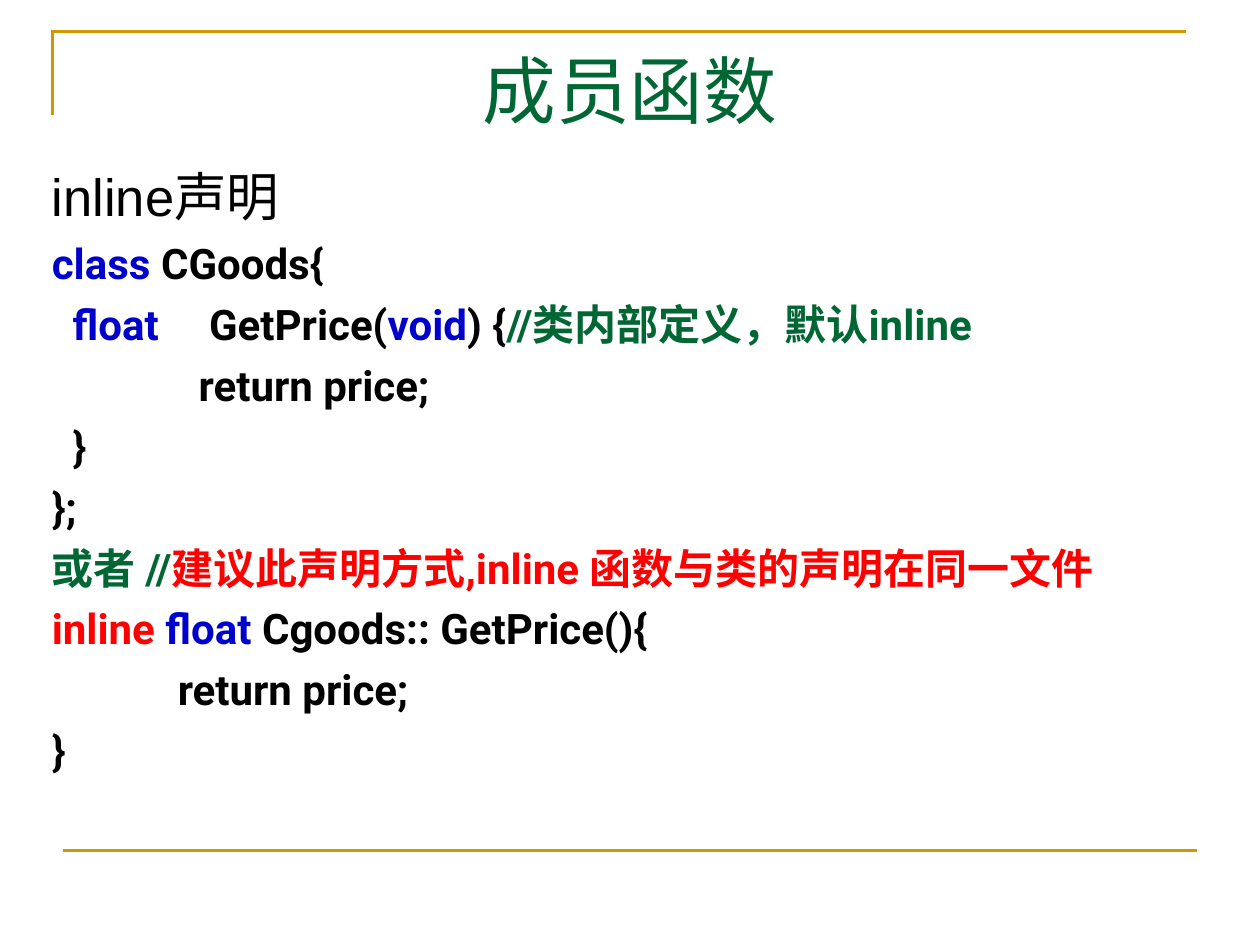
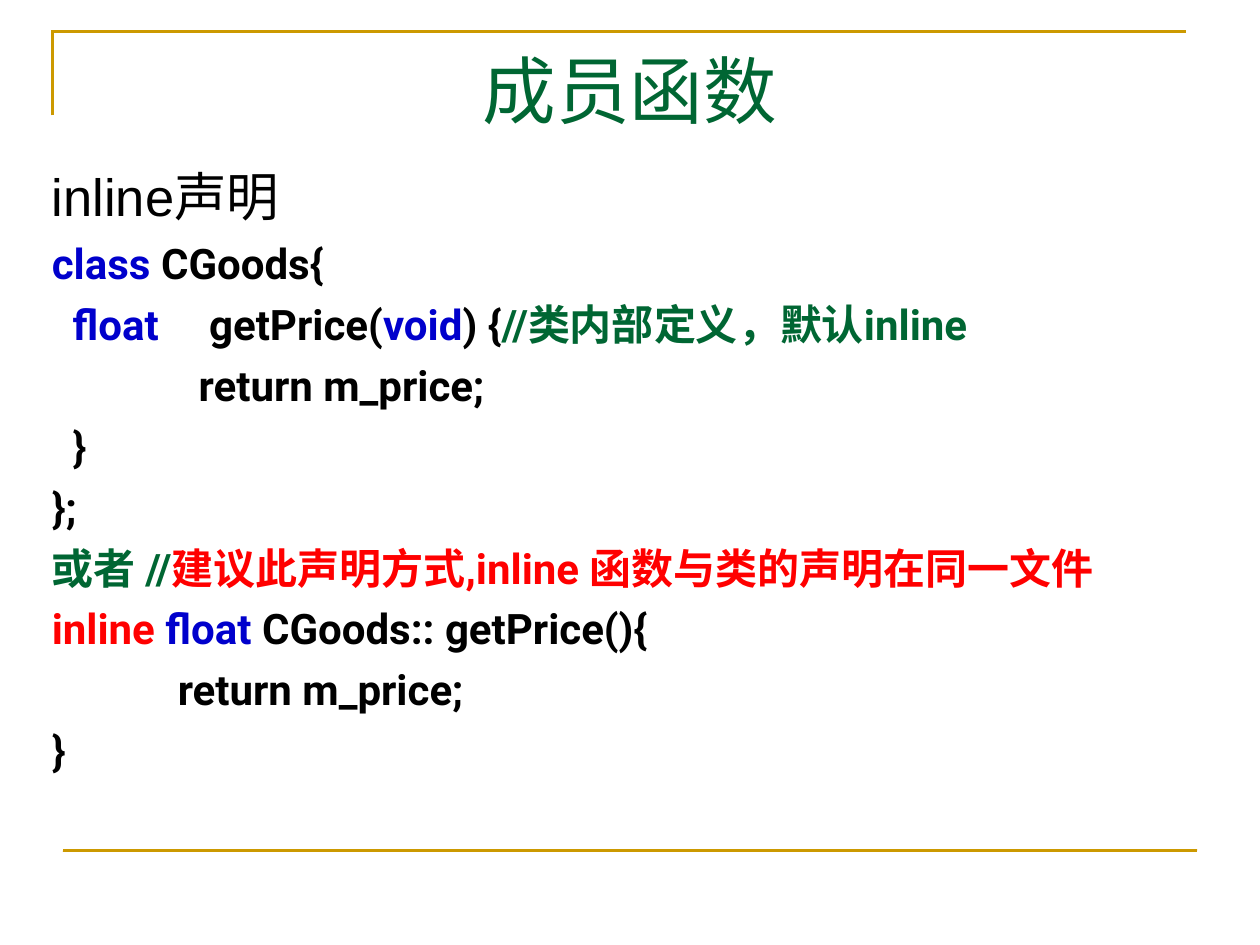
Before and after one commit to Changhe160/Changhe160.github.io, a slide deck: slide 11 of teachingRes/Cplusplus/unit04类与对象.ppt (slide 14 before the commit). Drawn at 1260x945 pixels with LibreOffice and Linux fonts; fonts in the diff are those of the drawing. Boxes give left, top, right and bottom in pixels: in the first picture for what was removed or moved away, otherwise in the second. Text is boxed around its words. In the diff, an @@ line names an element or a change of style, - is before the commit and + after.

```diff
--- a/teachingRes/Cplusplus/unit04类与对象.ppt
+++ b/teachingRes/Cplusplus/unit04类与对象.ppt
@@ subtitle at [73, 304, 967, 410]: text changed @@
-float GetPrice(void) {//类内部定义，默认inline
-return price;
+float getPrice(void) {//类内部定义，默认inline
+return m_price;
@@ subtitle at [52, 611, 647, 714]: text changed @@
-inline float Cgoods:: GetPrice(){
-return price;
+inline float CGoods:: getPrice(){
+return m_price;
```
Also in this commit, not shown: 18 other slides changed, 6 slides removed.
